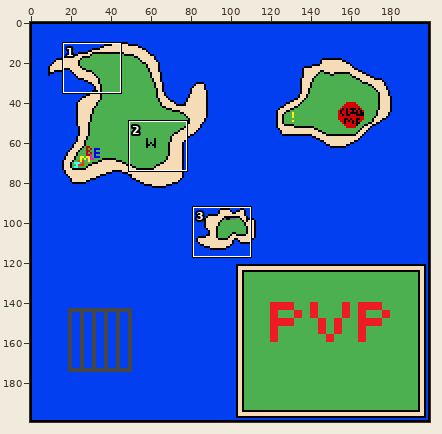
Sprite sheet, stored at public/update/minimap.png. Above: a wide view before the commit, with the close-up outlined.
Close-up. Before the edit:
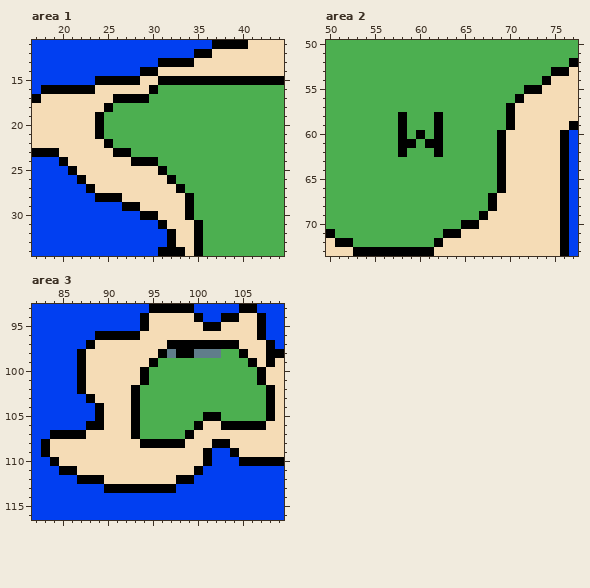
The file is 200x200 pixels. Shown: area 1: x 17..44, y 11..34; area 2: x 50..77, y 50..73; area 3: x 82..109, y 93..116.
Once edited:
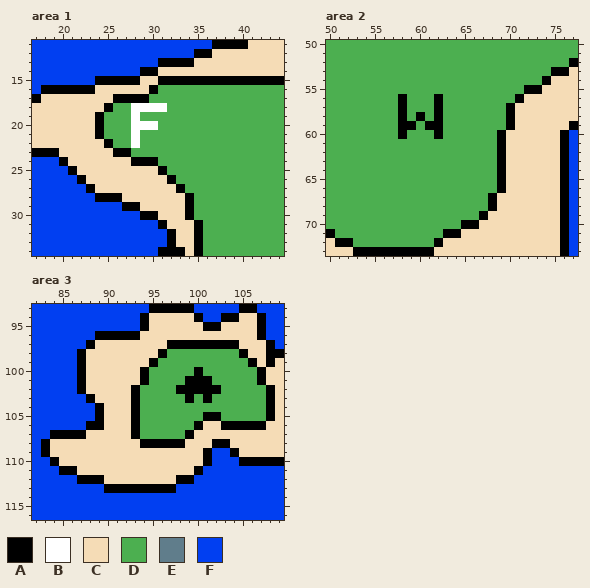
Palette (. is transparent): A #000000  B #ffffff  C #f5dcb6  D #4caf50  E #607d8b  F #013ff1
The edit:
Area 1:
y 18: x 28..31 DDDD -> BBBB
y 19: x 28 D -> B
y 20: x 28..30 DDD -> BBB
y 21..22: x 28 D -> B
Area 2:
y 56..57: x 58 D -> A; x 62 D -> A
y 58: x 60 D -> A
y 59: x 59 D -> A; x 61 D -> A
y 60: x 60 A -> D
y 61: x 58..59 AA -> DD; x 61..62 AA -> DD
y 62: x 58 A -> D; x 62 A -> D
Area 3:
y 98: x 97..102 EAAEEE -> DDDDDD
y 100: x 100 D -> A
y 101: x 99..101 DDD -> AAA
y 102: x 98..102 DDDDD -> AAAAA
y 103: x 99 D -> A; x 101 D -> A
Pixel boxes of the changes (left, top, right, bottom) in both close-ups:
changed: (131, 103, 167, 148)
changed: (398, 94, 443, 157)
changed: (167, 349, 221, 403)
